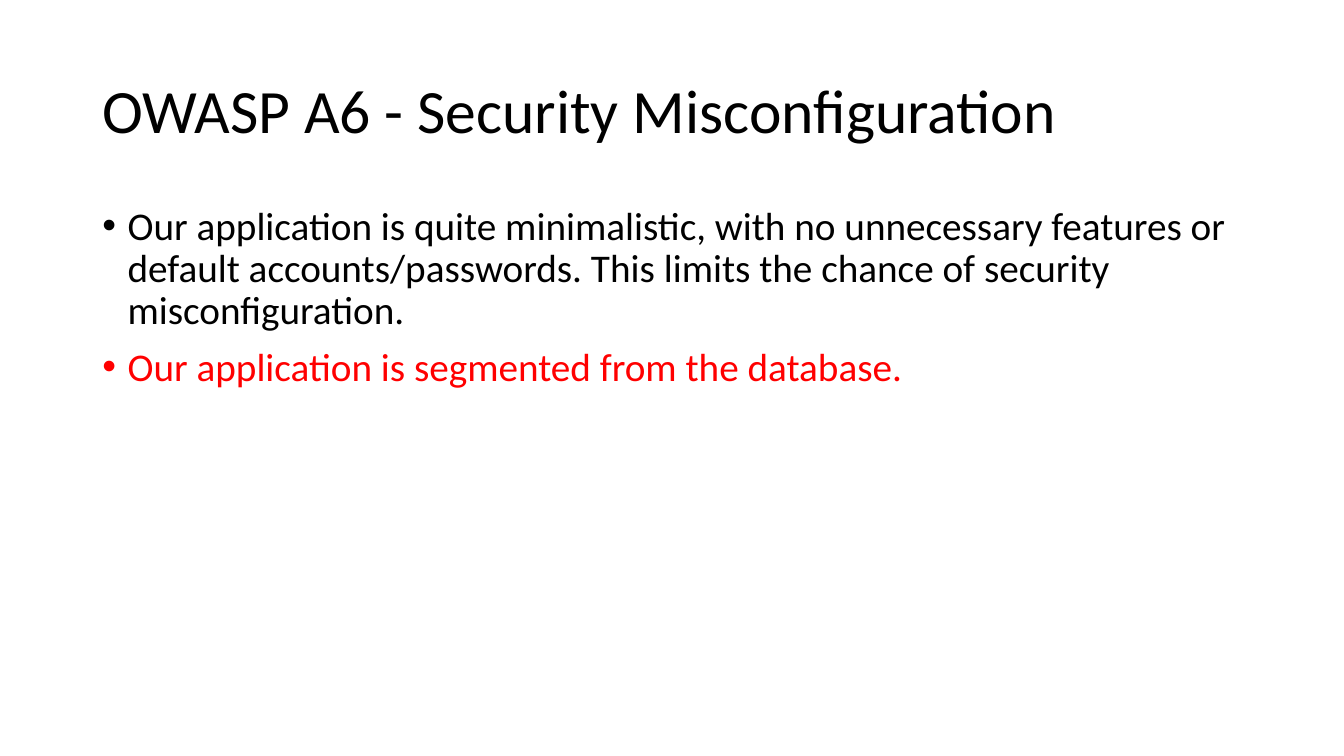
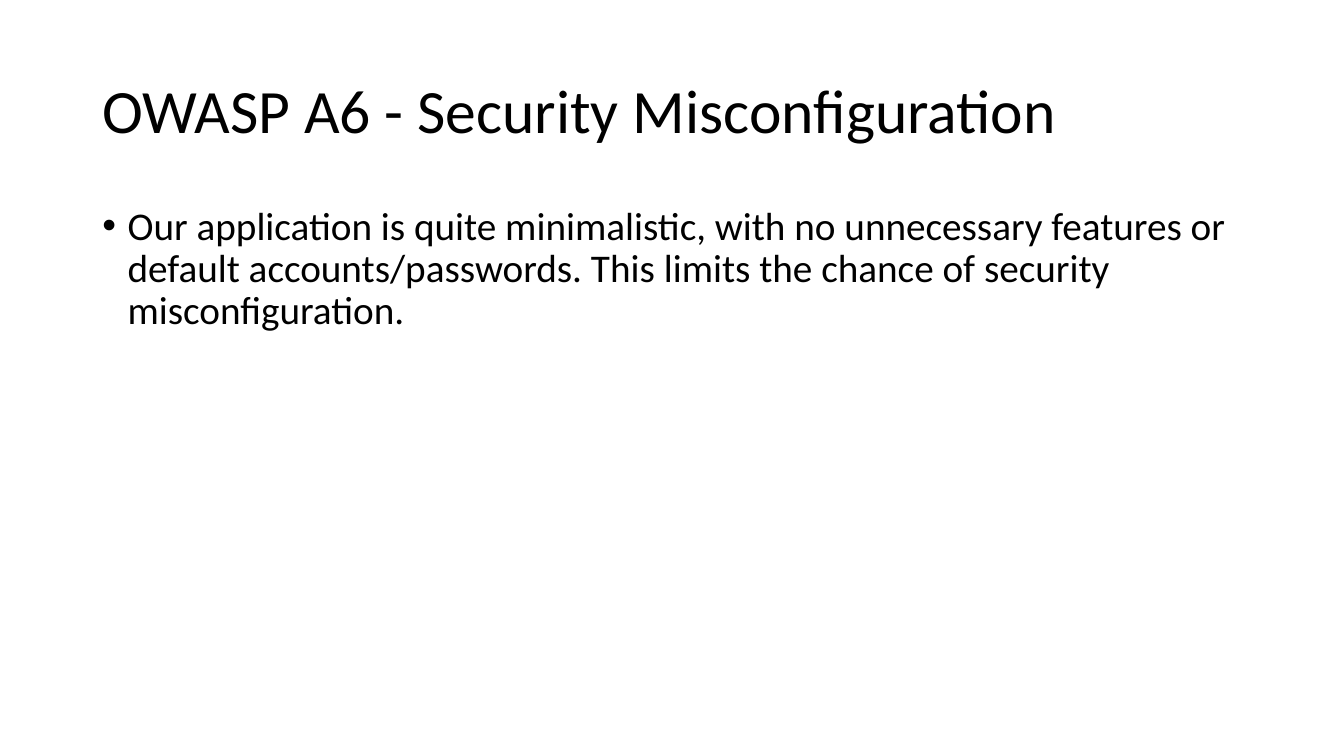
Before and after one commit to jkunnas58/dat250_netbank_fall_2020, a slide deck: slide 16 of Project_report_group_9.pptx. Drawn at 1344x756 pixels with LibreOffice and Linux fonts; fonts in the diff are those of the drawing. Boxes give left, top, right and bottom in pixels: in the first picture for what was removed or moved away, otherwise in the second. Text is boxed around its words. In the diff, an @@ line names an element or a change of style, - is before the commit and + after.

```diff
--- a/Project_report_group_9.pptx
+++ b/Project_report_group_9.pptx
@@ text at [128, 353, 902, 388]: paragraph removed @@
-• Our application is segmented from the database.
```
Also in this commit, not shown: 12 other slides changed, 2 other files.
